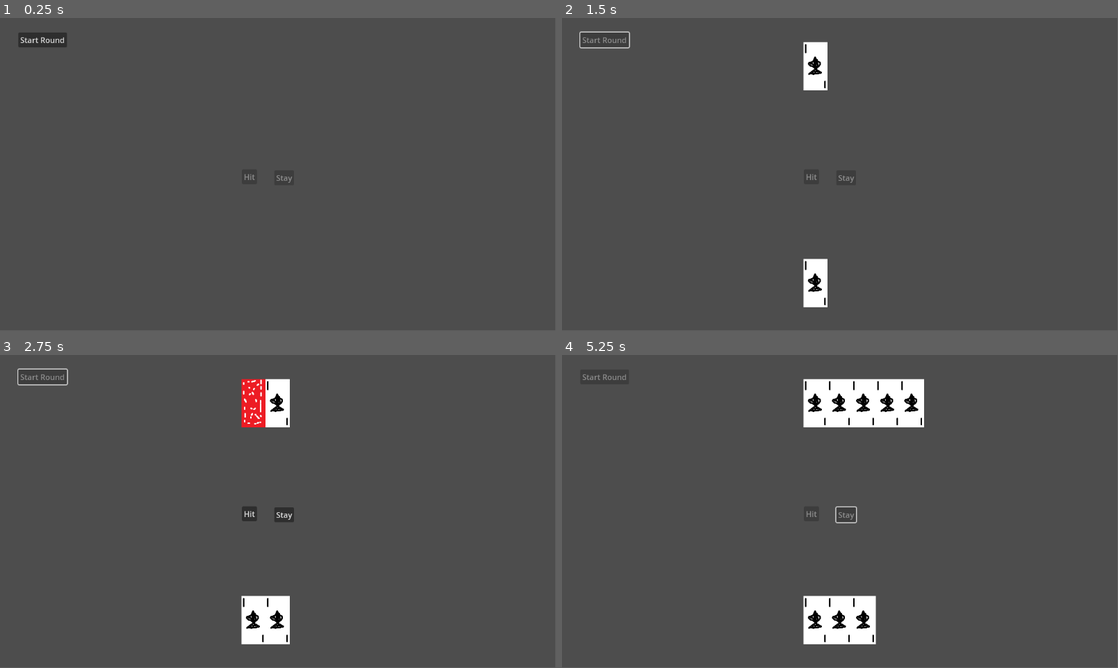
Above: before the commit, frames 1-4 (two rows, left to right).
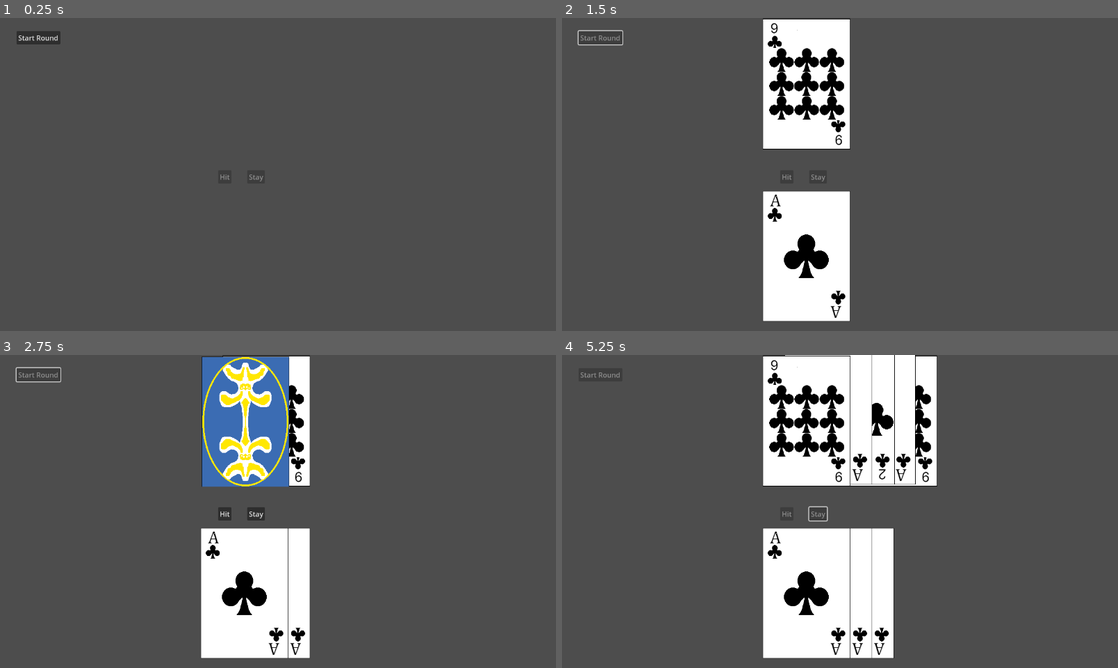
Above: after the commit, the same moments.

Repository: OwenFrakes/congressAppChallenge
Game: Godot game, scene res://main.tscn
Two runs of this game, one before a commit and one after it. Both use one fixed random seed, a clock stepped at 60 frames per second and the inputs below.
Inputs:
- Up to frame 1 (0.25 s): no input
- Up to frame 2 (1.5 s): click "Start Round" at 0.5 s; tap Enter at 1.25 s
- Up to frame 3 (2.75 s): tap Space at 2 s
- Up to frame 4 (5.25 s): click "Hit" at 2.75 s; click "Stay" at 3.5 s; tap Enter at 5 s
In our replay, the window is 799x449 before the commit and 800x450 after it. These sizes can differ from the game's own. Grey fills any space a smaller window leaves; there, only what the larger window draws over its background counts as a difference.

The runs differ from the first frame. In frame 1, 0.3% of the frame differs, in the area x 3-53%, y 4-53%; in frame 2, 13%; in frame 3, 16%; in frame 4, 20%, in the area x 3-68%, y 0-97%.

Commit message:
CardFaceUpdate
Make the cards match the generation

Diff:
--- /dev/null
+++ b/ClubsSpriteSheet.tres
@@ -0,0 +1,109 @@
+[gd_resource type="SpriteFrames" load_steps=16 format=3 uid="uid://br7iqm2f3tl12"]
+
+[ext_resource type="Texture2D" uid="uid://b2wq7f7milbu7" path="res://ClubsSheet3.png" id="1_b61op"]
+
+[sub_resource type="AtlasTexture" id="AtlasTexture_w2idm"]
+atlas = ExtResource("1_b61op")
+region = Rect2(0, 0, 208, 306)
+
+[sub_resource type="AtlasTexture" id="AtlasTexture_csufv"]
+atlas = ExtResource("1_b61op")
+region = Rect2(208, 0, 208, 306)
+
+[sub_resource type="AtlasTexture" id="AtlasTexture_0iv7g"]
+atlas = ExtResource("1_b61op")
+region = Rect2(416, 0, 208, 306)
+
+[sub_resource type="AtlasTexture" id="AtlasTexture_hvkdp"]
+atlas = ExtResource("1_b61op")
+region = Rect2(624, 0, 208, 306)
+
+[sub_resource type="AtlasTexture" id="AtlasTexture_h5pv7"]
+atlas = ExtResource("1_b61op")
+region = Rect2(0, 306, 208, 306)
+
+[sub_resource type="AtlasTexture" id="AtlasTexture_ii54b"]
+atlas = ExtResource("1_b61op")
+region = Rect2(208, 306, 208, 306)
+
+[sub_resource type="AtlasTexture" id="AtlasTexture_38xlj"]
+atlas = ExtResource("1_b61op")
+region = Rect2(416, 306, 208, 306)
+
+[sub_resource type="AtlasTexture" id="AtlasTexture_4tjgx"]
+atlas = ExtResource("1_b61op")
+region = Rect2(624, 306, 208, 306)
+
+[sub_resource type="AtlasTexture" id="AtlasTexture_ag1q0"]
+atlas = ExtResource("1_b61op")
+region = Rect2(0, 612, 208, 306)
+
+[sub_resource type="AtlasTexture" id="AtlasTexture_c5fsx"]
+atlas = ExtResource("1_b61op")
+region = Rect2(208, 612, 208, 306)
+
+[sub_resource type="AtlasTexture" id="AtlasTexture_xkipu"]
+atlas = ExtResource("1_b61op")
+region = Rect2(416, 612, 208, 306)
+
+[sub_resource type="AtlasTexture" id="AtlasTexture_2tfow"]
+atlas = ExtResource("1_b61op")
+region = Rect2(624, 612, 208, 306)
+
+[sub_resource type="AtlasTexture" id="AtlasTexture_eu7d6"]
+atlas = ExtResource("1_b61op")
+region = Rect2(0, 918, 208, 306)
+
+[sub_resource type="AtlasTexture" id="AtlasTexture_l3eul"]
+atlas = ExtResource("1_b61op")
+region = Rect2(208, 918, 208, 306)
+
+[resource]
+animations = [{
+"frames": [{
+"duration": 1.0,
+"texture": SubResource("AtlasTexture_w2idm")
+}, {
+"duration": 1.0,
+"texture": SubResource("AtlasTexture_csufv")
+}, {
+"duration": 1.0,
+"texture": SubResource("AtlasTexture_0iv7g")
+}, {
+"duration": 1.0,
+"texture": SubResource("AtlasTexture_hvkdp")
+}, {
+"duration": 1.0,
+"texture": SubResource("AtlasTexture_h5pv7")
+}, {
+"duration": 1.0,
+"texture": SubResource("AtlasTexture_ii54b")
+}, {
+"duration": 1.0,
+"texture": SubResource("AtlasTexture_38xlj")
+}, {
+"duration": 1.0,
+"texture": SubResource("AtlasTexture_4tjgx")
+}, {
+"duration": 1.0,
+"texture": SubResource("AtlasTexture_ag1q0")
+}, {
+"duration": 1.0,
+"texture": SubResource("AtlasTexture_c5fsx")
+}, {
+"duration": 1.0,
+"texture": SubResource("AtlasTexture_xkipu")
+}, {
+"duration": 1.0,
+"texture": SubResource("AtlasTexture_2tfow")
+}, {
+"duration": 1.0,
+"texture": SubResource("AtlasTexture_eu7d6")
+}, {
+"duration": 1.0,
+"texture": SubResource("AtlasTexture_l3eul")
+}],
+"loop": true,
+"name": &"default",
+"speed": 5.0
+}]
--- a/black_jack_dealer.gd
+++ b/Scripts/black_jack_dealer.gd
@@ -59,7 +59,8 @@
 	var dealerHand = dealer.getHand()
 	var dealerPos = 0
 	for card in dealerHand:
-		card.position = Vector2((1152.0/2.0 + dealerPos - 50), 100)
+		card.updateCardFace()
+		card.position = Vector2((1280.0/2.0 + dealerPos - 75), 150)
 		dealerPos += 50
 
 #Arranges the player's hand.
@@ -67,7 +68,8 @@
 	var playerHand = playerRef.getHand()
 	var playerPos = 0
 	for card in playerHand:
-		card.position = Vector2((1152.0/2.0 + playerPos - 50), 550)
+		card.updateCardFace()
+		card.position = Vector2((1280.0/2.0 + playerPos - 75), 550)
 		playerPos += 50
 
 # Gets the total of a given hand, needs a hand as a parameter.
--- a/card.gd
+++ b/Scripts/card.gd
@@ -1,8 +1,13 @@
-class_name Card extends Sprite2D
+class_name Card extends AnimatedSprite2D
 
 var suit = ""
 var value = 0
 var faceUp = false
+
+func _ready():
+	sprite_frames = load("res://ClubsSpriteSheet.tres")
+	set_texture_filter(1)
+	#set_scale(Vector2(0.75, 0.75))
 
 func setCard(newSuit, newValue):
 	suit = newSuit
@@ -35,9 +40,10 @@
 
 func updateCardFace():
 	if(faceUp):
-		texture = load("res://TestSpadeAce.png")
+		pause()
+		set_frame_and_progress(getValue() - 1, frame_progress)
 	else :
-		texture = load("res://TestSpadeBack.png")
+		frame = 13
 
 func getValue():
 	return value
--- a/gambleTest.gd
+++ /dev/null
@@ -1,15 +0,0 @@
-extends Button
-
-@onready var label = $"../Label"
-
-# Called every frame. 'delta' is the elapsed time since the previous frame.
-func _process(delta: float) -> void:
-	pass
-
-
-func _on_pressed() -> void:
-	var gamble = randi_range(1,10)
-	if(gamble > 5):
-		label.text = "Gamble Won!"
-	else:
-		label.text = "Gamble Lost :("
--- a/hit_button.gd
+++ /dev/null
@@ -1,10 +0,0 @@
-extends Button
-
-@onready var scoreLabel = $"../ScoreLabel"
-@onready var handLabel = $"../HandLabel"
-@onready var blackjack = $"../BlackJackMaster"
-
-func _on_pressed() -> void:
-	blackjack.hit()
-	scoreLabel.text = blackjack.updateLabel()[0]
-	handLabel.text = blackjack.updateLabel()[1]
--- a/main.tscn
+++ b/main.tscn
@@ -1,9 +1,7 @@
-[gd_scene load_steps=4 format=3 uid="uid://dc48lkekxqu2l"]
+[gd_scene load_steps=3 format=3 uid="uid://dc48lkekxqu2l"]
 
-[ext_resource type="Script" path="res://black_jack_dealer.gd" id="4_34ld6"]
-[ext_resource type="Script" path="res://gambler.gd" id="6_k5wo8"]
-
-[sub_resource type="SpriteFrames" id="SpriteFrames_k8pr4"]
+[ext_resource type="Script" path="res://Scripts/black_jack_dealer.gd" id="4_34ld6"]
+[ext_resource type="Script" path="res://Scripts/gambler.gd" id="6_k5wo8"]
 
 [node name="Node2D" type="Node2D"]
 
@@ -27,22 +25,19 @@
 
 [node name="HitButton" type="Button" parent="."]
 offset_left = 502.0
-offset_top = 314.0
+offset_top = 350.0
 offset_right = 533.0
-offset_bottom = 345.0
+offset_bottom = 381.0
 disabled = true
 text = "Hit"
 
 [node name="StayButton" type="Button" parent="."]
 offset_left = 569.0
-offset_top = 316.0
-offset_right = 577.0
-offset_bottom = 324.0
+offset_top = 350.0
+offset_right = 610.0
+offset_bottom = 381.0
 disabled = true
 text = "Stay"
-
-[node name="AnimatedSprite2D" type="AnimatedSprite2D" parent="."]
-sprite_frames = SubResource("SpriteFrames_k8pr4")
 
 [connection signal="pressed" from="StartButton" to="BlackJackDealer" method="_on_start_button_pressed"]
 [connection signal="pressed" from="HitButton" to="BlackJackDealer" method="_on_hit_button_pressed"]
--- a/project.godot
+++ b/project.godot
@@ -14,3 +14,8 @@
 run/main_scene="res://main.tscn"
 config/features=PackedStringArray("4.3", "Forward Plus")
 config/icon="res://icon.svg"
+
+[display]
+
+window/size/viewport_width=1280
+window/size/viewport_height=720
--- a/stand_button.gd
+++ /dev/null
@@ -1,10 +0,0 @@
-extends Button
-
-@onready var scoreLabel = $"../ScoreLabel"
-@onready var handLabel = $"../HandLabel"
-@onready var blackjack = $"../BlackJackMaster"
-
-func _on_pressed() -> void:
-	blackjack.stand()
-	scoreLabel.text = blackjack.updateLabel()[0]
-	handLabel.text = blackjack.updateLabel()[1]
Binary file removed: Cards/ClubsSheet.png
Not shown, removed: Cards/ClubsSheet.png.import
Binary file removed: Cards/DiamondsSheet.png
Binary file removed: Cards/HeartsSheet.png
Binary file removed: Cards/SpadesSheet.png
Not shown, removed: Cards/SpadesSheet.png.import
Binary file added: ClubsSheet2.png
Not shown, changed: ClubsSheet2.png.import
Binary file added: ClubsSheet3.png
Not shown, changed: ClubsSheet3.png.import
Renamed: gambler.gd -> Scripts/gambler.gd
